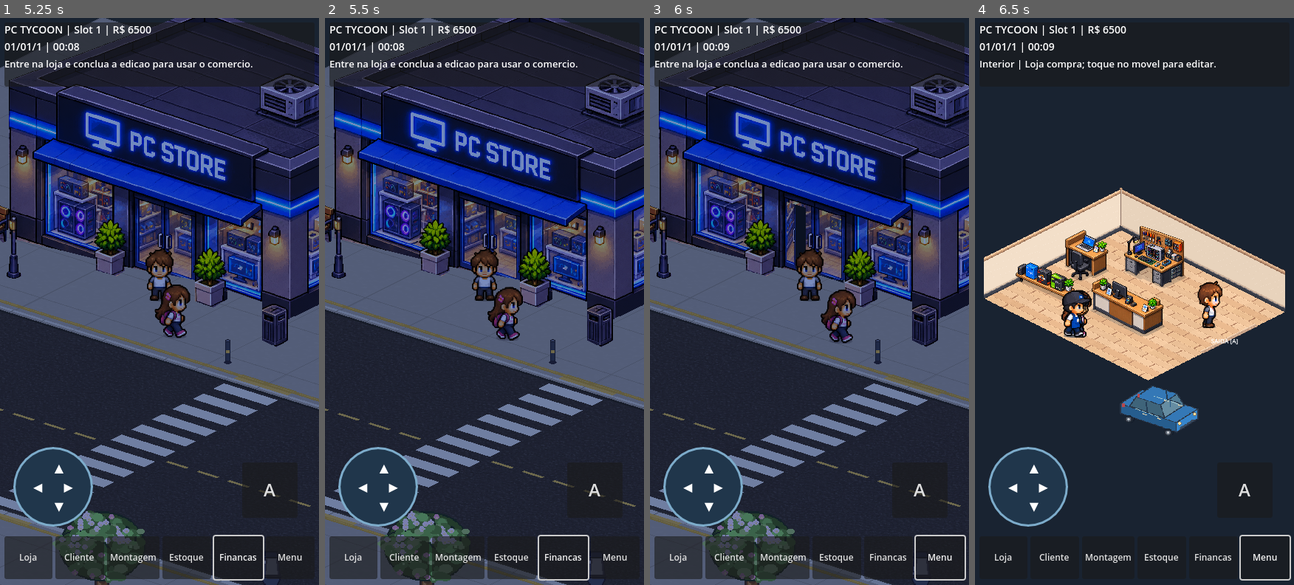
Above: before the commit, frames 1-4 (left to right).
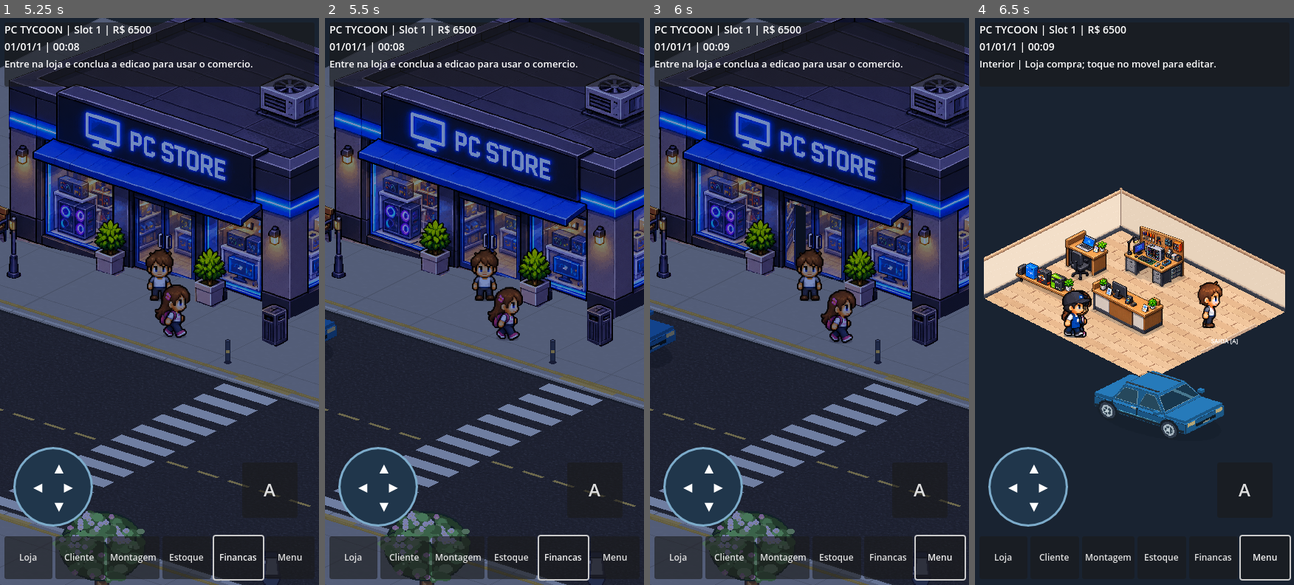
Above: after the commit, the same moments.

Repository: RiltonMaciel/Pixel-PC-Tycoon
Game: Godot game, scene res://scenes/RuaComercial.tscn
Same seed, same stepped clock (60 frames per second), same inputs: the game is played once before the commit and once after it.
Inputs (mouse positions are in pixels of both pictures, inside the frame that each line leads up to):
- Up to frame 1 (5.25 s): click "Loja" at 0.5 s; click "Cliente" at 1.25 s; click "Montagem" at 2 s; click "Estoque" at 2.75 s; click "Financas" at 3.5 s; click "A" at 4.25 s; click "Fechar" at 5 s
- Up to frame 2 (5.5 s): no input
- Up to frame 3 (6 s): tap Enter (ui_accept) at 5.75 s; move the mouse to (879, 273) at 5.77 s; hold Right (ui_right) from 5.78 s (still down); click (879, 273) at 5.92 s
- Up to frame 4 (6.5 s): keep holding Right (ui_right); tap Enter (ui_accept) at 6.02 s

Frame 1 is identical in both runs. In frame 2, 0.1% of the frame differs, in the area x 0-4%, y 53-58%; in frame 3, 0.3%; in frame 4, 2.4%, in the area x 37-79%, y 62-75%.

Commit message:
fix(bairro): sincroniza modo visual da rua com mundo vivo na inicializacao

Diff:
--- a/scripts/RuaComercial.gd
+++ b/scripts/RuaComercial.gd
@@ -142,6 +142,8 @@
     _load()
     mundo_vivo = MUNDO_VIVO.new()
     add_child(mundo_vivo)
+    # Sincroniza a simulacao urbana com a aparencia inicial do bairro.
+    mundo_vivo.definir_previa(bairro.previa_visual)
     if not mundo_vivo.configurar(bairro):
         info.text = "ERRO: nao foi possivel configurar a circulacao do bairro."
     mundo_vivo.pedestre_chegou_loja.connect(_cliente_da_rua)
